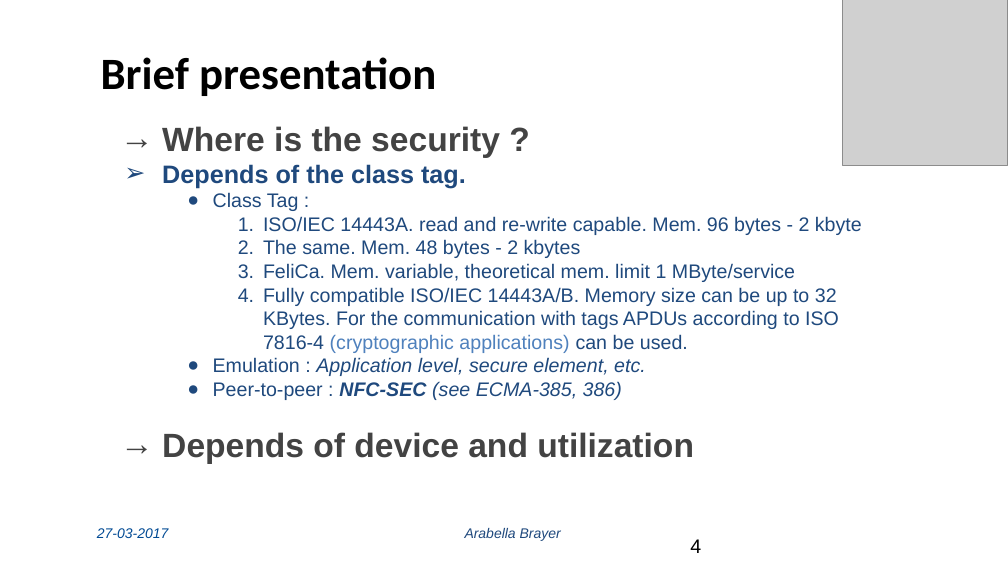
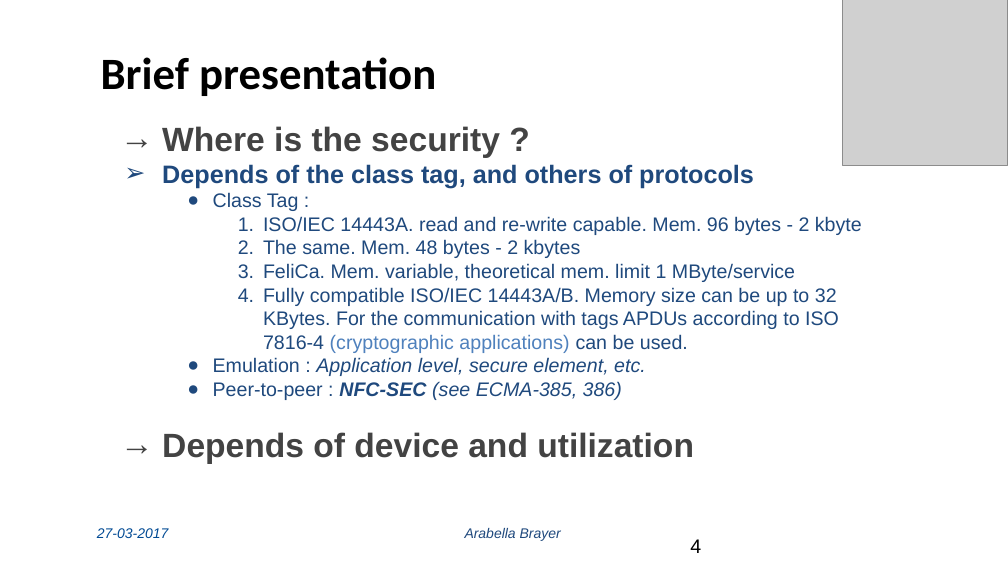
Before and after one commit to subsib/NFC, a slide deck: slide 4 of Near Field Communication (NFC).pptx. Drawn at 1008x567 pixels with LibreOffice and Linux fonts; fonts in the diff are those of the drawing; grey boxes stand for pictures; background and template pictures are left out. Boxes give left, top, right and bottom in pixels: in the first picture for what was removed or moved away, otherwise in the second. Text is boxed around its words. In the diff, an @@ line names an element or a change of style, - is before the commit and + after.

```diff
--- a/Near Field Communication (NFC).pptx
+++ b/Near Field Communication (NFC).pptx
@@ text at <box>162,164,754,188</box>: text changed @@
-➢ Depends of the class tag.
+➢ Depends of the class tag, and others of protocols
```
Also in this commit, not shown: 6 other slides changed.
